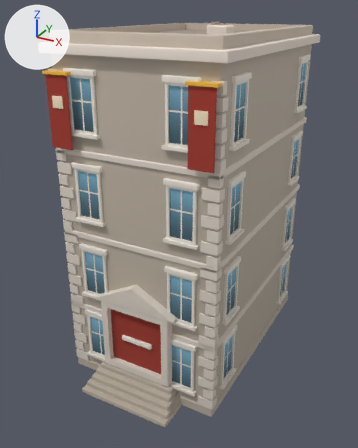
A saved change to the glTF model newcity/art/kit/tremont_e4.glb.
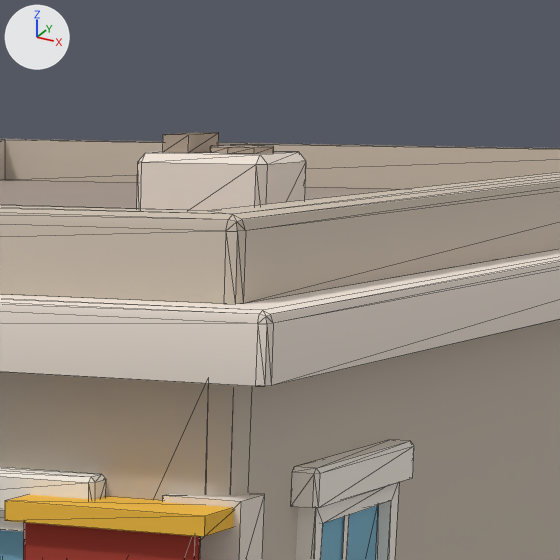
Each version appears first whole from a 50 mm camera at (12.1, -23.91, 19.09) aimed at (-0.22, -1.52, 7.9), and next in a close-up on the part from 51% to 77% of the width and 0% to 20% of the height. Every picture has the same lights, and +X, +Y and +Z are marked at upper left. The last two pictures show the newer version. The close-ups show mesh edges as thin lines. Vertices at exactly the same position are counted once.

In view in the first close-up: 'tremont_e4'.
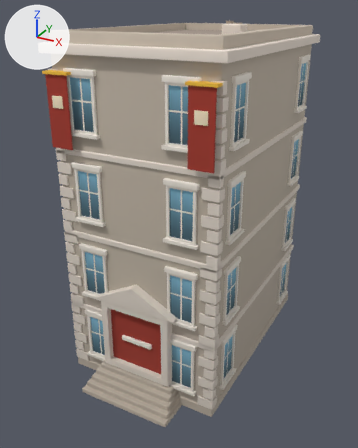
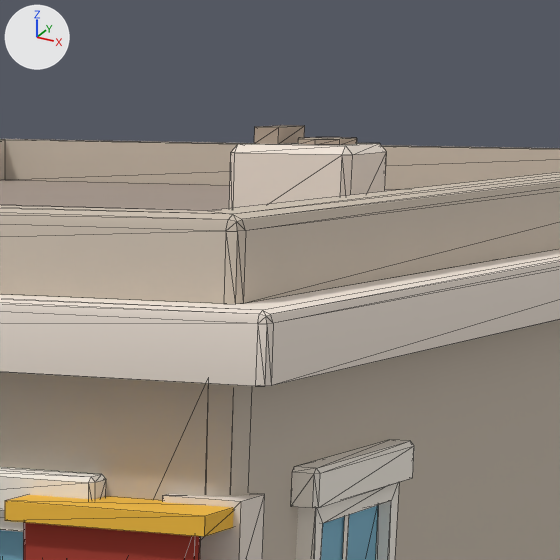
Changed parts and their boxes (x1, y1, x2, y2) in the close-ups (560 x 560 px; the box of a moved part takes in the faces that stretch with it):
'tremont_e4', reshaped: before (0, 132, 560, 560); after (0, 125, 560, 560)
part 1 of me_tremont_e4, moved or reshaped: before (210, 145, 274, 154); after (298, 137, 357, 145)
part 2 of me_tremont_e4, moved or reshaped: before (137, 151, 306, 211); after (229, 143, 386, 208)
part 3 of me_tremont_e4, moved or reshaped: before (163, 132, 219, 153); after (254, 125, 305, 144)

The edits, one by one:
me_tremont_e4 has 2118 vertices, 3066 faces and spans x -4.6..4.6, y -8.1..6.6, z 0.0..18.5.
me_tremont_e4 is used by ob_tremont_e4; location (0.0, 0.0, 0.0).
me_tremont_e4 part 1: the loose piece of 16 vertices spanning x 2.4..2.8, y -2.9..-2.4, z 18.3..18.4 is moved by (-0.2, 2.0, 0.0).
me_tremont_e4 part 2: the loose piece of 20 vertices spanning x 2.0..3.0, y -3.0..-2.2, z 17.7..18.3 is moved by (-0.2, 2.0, 0.0).
me_tremont_e4 part 3: the loose piece of 8 vertices spanning x 2.1..2.3, y -2.9..-2.4, z 18.3..18.5 is moved by (-0.2, 2.0, 0.0).
